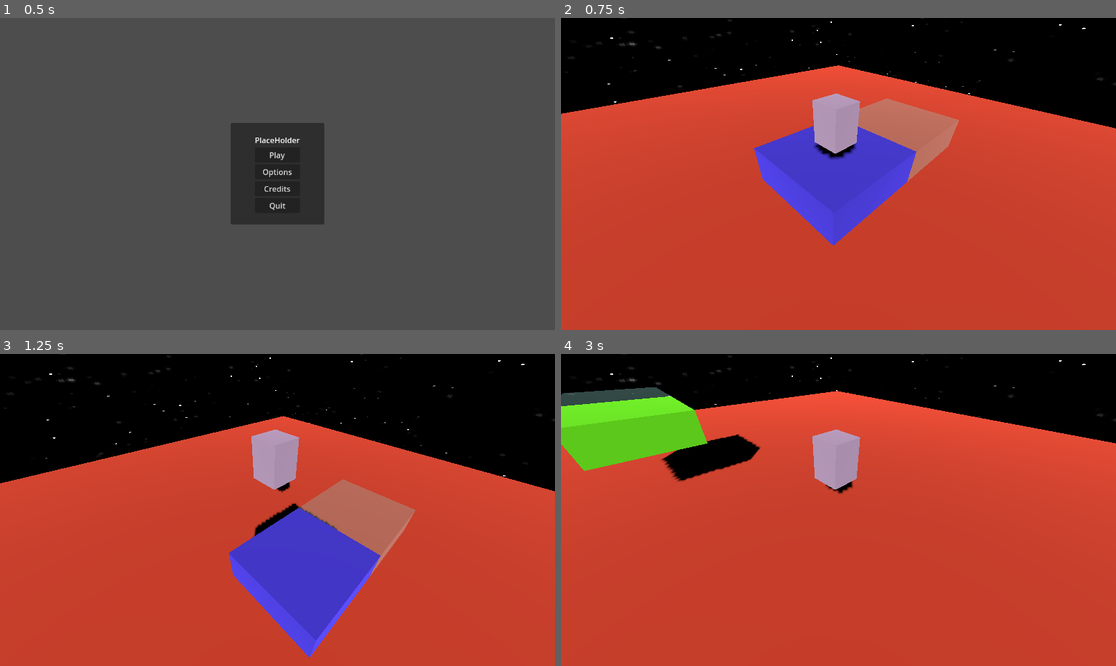
Above: before the commit, frames 1-4 (two rows, left to right).
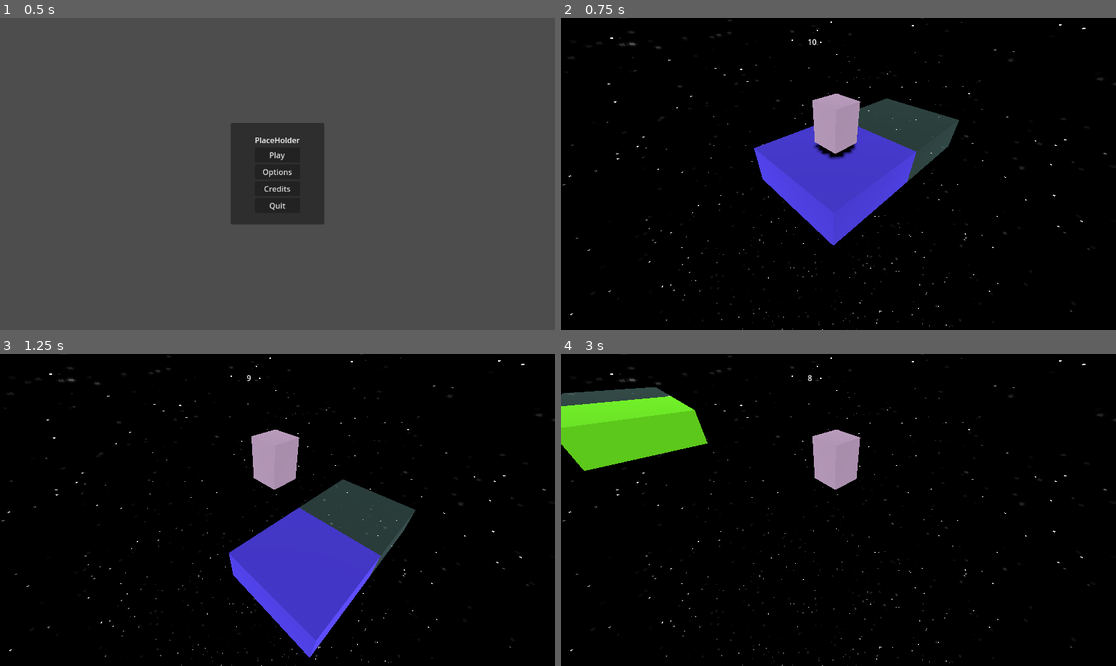
Above: after the commit, the same moments.

Repository: MichellePG/PlaceHolder
Game: Godot game, scene res://ui/MenuInicial.tscn
Two runs of this game, one before a commit and one after it. Both use one fixed random seed, a clock stepped at 60 frames per second and the inputs below.
Inputs:
- Up to frame 1 (0.5 s): no input
- Up to frame 2 (0.75 s): click "Play" at 0.5 s
- Up to frame 3 (1.25 s): no input
- Up to frame 4 (3 s): hold A (move_right) 1.28-2.03 s; hold Space (place_platform) 1.28-2.03 s; hold S (move_backward) 2.03-2.78 s; tap Space (place_platform) at 2.1 s; hold A (move_right) from 2.78 s (still down); hold Space (place_platform) from 2.78 s (still down)

Frame 1 is identical in both runs. In frame 2, 68% of the frame differs, in the area x 0-100%, y 6-100%; in frame 3, 60%; in frame 4, 75%.

Commit message:
Creacion interface
Se agrega timer simple.

Diff:
--- /dev/null
+++ b/scenes/Label.gd
@@ -0,0 +1,15 @@
+extends Label
+
+@onready var timer = $Timer
+
+# Called when the node enters the scene tree for the first time.
+func _ready():
+	pass # Replace with function body.
+
+
+# Called every frame. 'delta' is the elapsed time since the previous frame.
+func _process(delta):
+	var tm = round($Timer.get_time_left())
+	set_text(str(tm))
+
+	pass
--- /dev/null
+++ b/scenes/Label3D.gd
@@ -0,0 +1,12 @@
+extends Label3D
+@onready var timer = $Timer
+
+# Called when the node enters the scene tree for the first time.
+func _ready():
+	pass # Replace with function body.
+
+
+# Called every frame. 'delta' is the elapsed time since the previous frame.
+func _process(delta):
+	set_text(str($Timer.get_time_left()))
+	pass
--- a/scenes/main.tscn
+++ b/scenes/main.tscn
@@ -1,9 +1,10 @@
-[gd_scene load_steps=11 format=3 uid="uid://dovb6aqn6dyd"]
+[gd_scene load_steps=12 format=3 uid="uid://dovb6aqn6dyd"]
 
 [ext_resource type="Script" path="res://scenes/main.gd" id="1_bvgrb"]
 [ext_resource type="PackedScene" uid="uid://cw0nd7gfg4ecd" path="res://scenes/personaje.tscn" id="2_ucecj"]
 [ext_resource type="Texture2D" uid="uid://dqs43gx4kauoi" path="res://Starfield_01-1024x1024.png" id="3_7pa3i"]
 [ext_resource type="PackedScene" uid="uid://dg7kakf5tw5pu" path="res://ui/pause_menu.tscn" id="3_gadwa"]
+[ext_resource type="Script" path="res://scenes/Label.gd" id="5_48j0e"]
 
 [sub_resource type="PanoramaSkyMaterial" id="PanoramaSkyMaterial_11iiv"]
 panorama = ExtResource("3_7pa3i")
@@ -50,6 +51,7 @@
 
 [node name="StaticBody3D" type="StaticBody3D" parent="."]
 transform = Transform3D(1, 0, 0, 0, 1, 0, 0, 0, 1, 0, -1.5, 0)
+visible = false
 
 [node name="MeshInstance3D" type="MeshInstance3D" parent="StaticBody3D"]
 mesh = SubResource("PlaneMesh_f4yqr")
@@ -57,3 +59,24 @@
 
 [node name="CollisionShape3D" type="CollisionShape3D" parent="StaticBody3D"]
 shape = SubResource("HeightMapShape3D_ew0dw")
+
+[node name="CanvasLayer" type="CanvasLayer" parent="."]
+
+[node name="Label" type="Label" parent="CanvasLayer"]
+anchors_preset = -1
+anchor_left = 0.079
+anchor_top = 0.084
+anchor_right = 0.18
+anchor_bottom = 0.164
+offset_left = 420.992
+offset_top = -16.432
+offset_right = 368.64
+offset_bottom = -45.272
+text = "
+"
+script = ExtResource("5_48j0e")
+
+[node name="Timer" type="Timer" parent="CanvasLayer/Label"]
+wait_time = 10.0
+one_shot = true
+autostart = true
